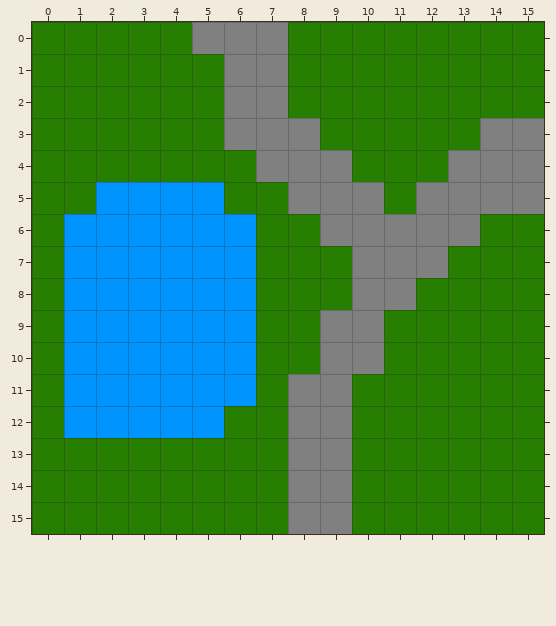
Level history. Tiled map (JSON): resources/levels/camp.json. That is the earlier state.
Cells are 32x32 px. Shown: x 0..15, y 0..15.
After the commit:
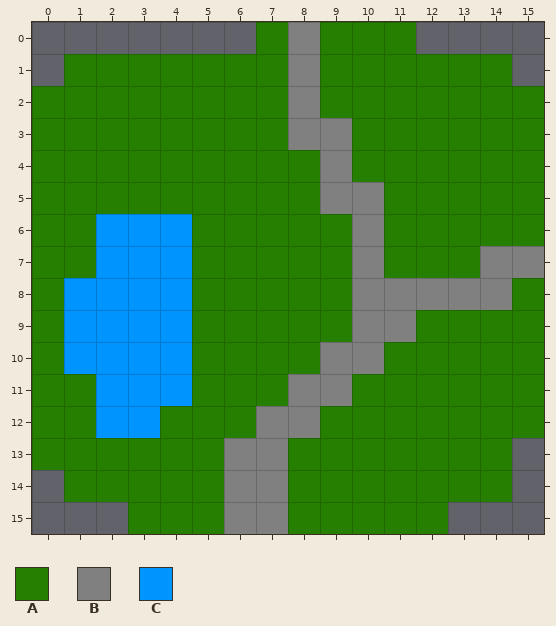
Key: from "tileset_01": A 0, B 10, C 20.
_ is an empty cell.
What changed:
Layer "Слой тайлов 1":
The edit turns tile B into tile A in row 0 at x 7; in rows 1 to 2 at x 6 to 7; in row 3 at x 6 to 7 and 14 to 15; in row 4 at x 7 to 8 and 13 to 15; in row 5 at x 8 and 12 to 15; in row 6 at x 9 and 11 to 13.
The edit turns tile B into tile A in row 7 at x 11 to 12; in row 9 at x 9; in row 12 at x 9; in rows 13 to 15 at x 8 to 9.
The edit turns tile C into tile A in row 5 at x 2 to 5; in rows 6 to 7 at x 1 and 5 to 6; in rows 8 to 10 at x 5 to 6; in row 11 at x 1 and 5 to 6; in row 12 at x 1 and 4 to 5.
The edit turns tile A into tile B in rows 0 to 2 at x 8; in row 3 at x 9; in row 7 at x 14 to 15; in row 8 at x 12 to 14; in row 9 at x 11; in row 12 at x 7.
The edit turns tile A into tile B in rows 13 to 15 at x 6 to 7.
Tile A is gone in row 0 at x 0 to 4 and 12 to 15; in row 1 at x 0 and 15; in row 13 at x 15; in row 14 at x 0 and 15; in row 15 at x 0 to 2 and 13 to 15.
Tile B is gone in row 0 at x 5 to 6.
Pixel boxes of the changes (left, top, right, bottom) in both pictures:
changed: (32, 22, 352, 534)
removed: (416, 22, 544, 86)
changed: (384, 118, 544, 342)
removed: (448, 438, 544, 534)
